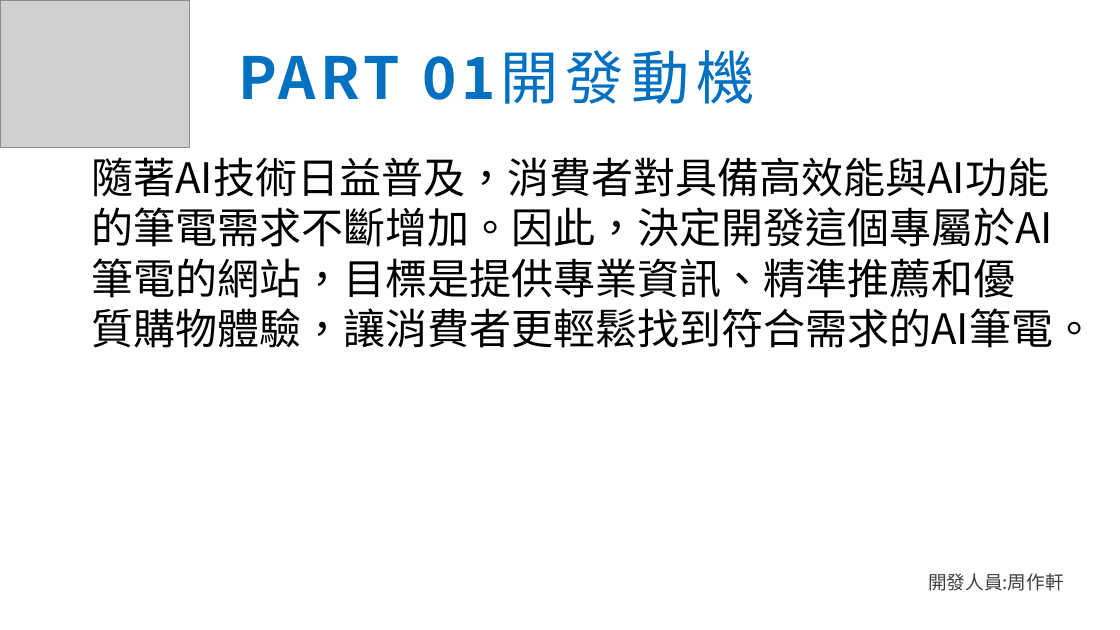
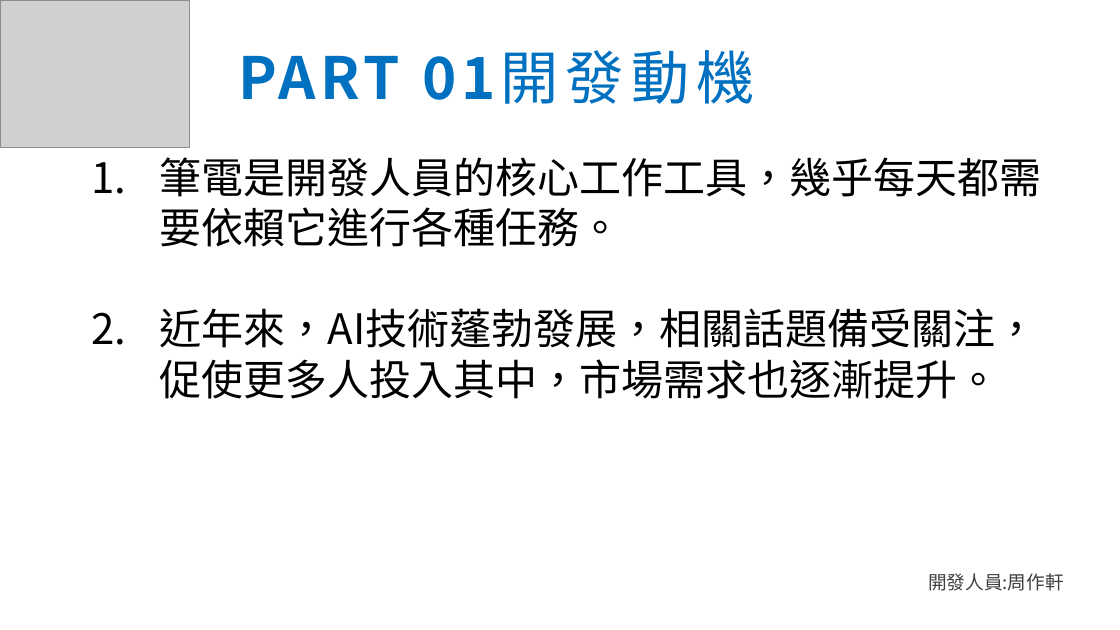
Before and after one commit to clou40308/AILaptopMall_lib, a slide deck: slide 3 of ppt/Java_AILaptopMall開發.pptx. Drawn at 1120x630 pixels with LibreOffice and Linux fonts; fonts in the diff are those of the drawing; grey boxes stand for pictures. Boxes give left, top, right and bottom in pixels: in the first picture for what was removed or moved away, otherwise in the second. Text is boxed around its words. In the diff, an @@ line names an element or a change of style, - is before the commit and + after.

Commit message:
2024/10/21:更新PPT

```diff
--- a/ppt/Java_AILaptopMall開發.pptx
+++ b/ppt/Java_AILaptopMall開發.pptx
@@ text at (160,157,1042,399): text changed @@
-隨著AI技術日益普及，消費者對具備高效能與AI功能的筆電需求不斷增加。因此，決定開發這個專屬於AI筆電的網站，目標是提供專業資訊、精準推薦和優質購物體驗，讓消費者更輕鬆找到符合需求的AI筆電。
+1. 筆電是開發人員的核心工作工具，幾乎每天都需要依賴它進行各種任務。
+2. 近年來，AI技術蓬勃發展，相關話題備受關注，促使更多人投入其中，市場需求也逐漸提升。
```
Also in this commit, not shown: 1 other slide changed.
